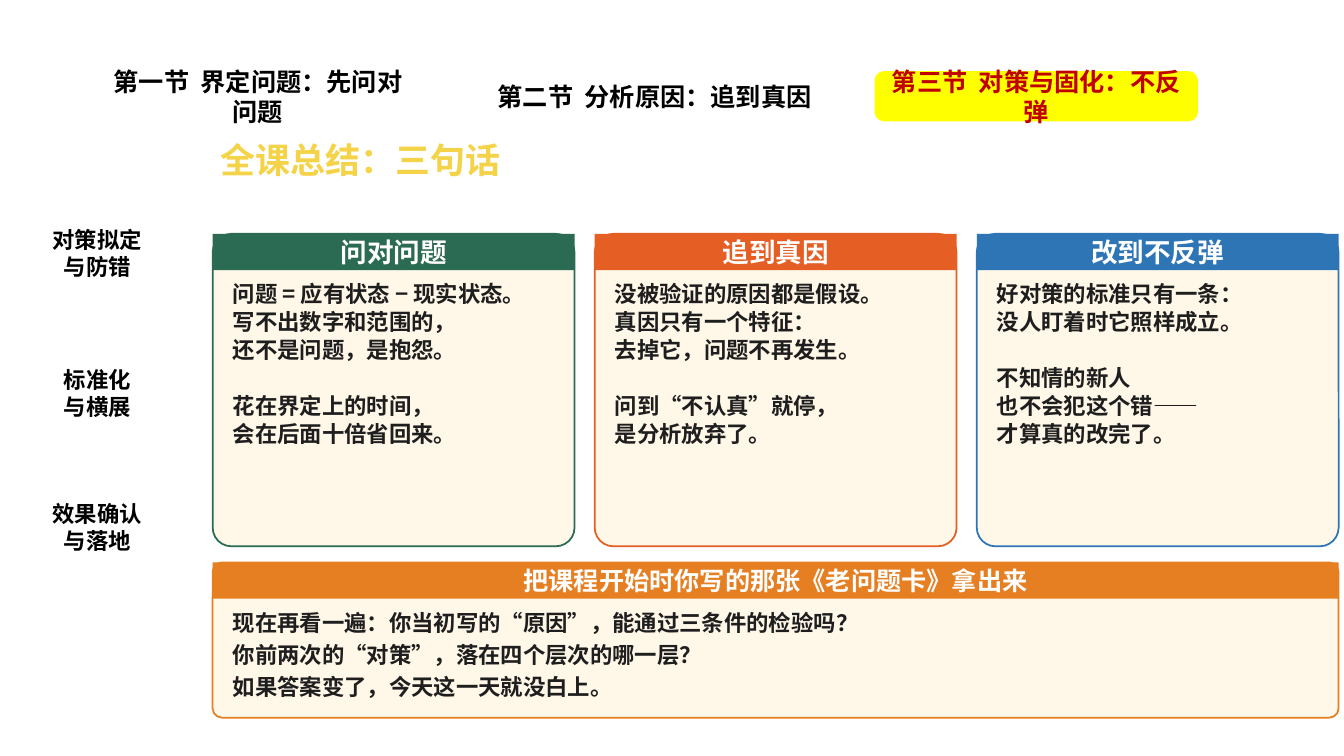
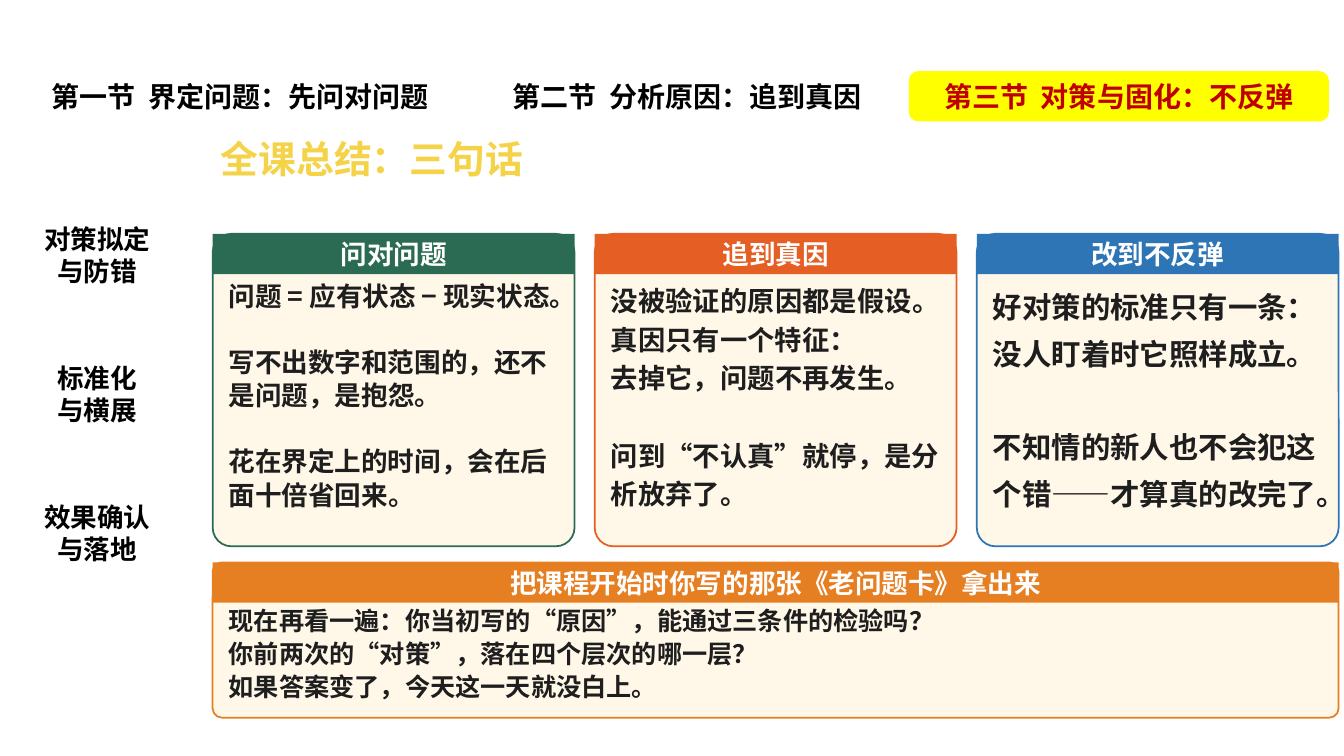
Before and after one commit to caixinyu2017-star/xixi, a slide deck: slide 47 of 管理技能课-问题分析与解决.pptx. Drawn at 1344x756 pixels with LibreOffice and Linux fonts; fonts in the diff are those of the drawing; background and template pictures are left out. Boxes give left, top, right and bottom in pixels: in the first picture for what was removed or moved away, otherwise in the second. Text is boxed around its words. In the diff, an @@ line names an element or a change of style, - is before the commit and + after.

```diff
--- a/管理技能课-问题分析与解决.pptx
+++ b/管理技能课-问题分析与解决.pptx
@@ text "问题分析与解决" moved from (x1=30, y1=0, x2=1311, y2=68) to (x1=10, y1=0, x2=1334, y2=68) @@
@@ text "问题分析与解决" at (x1=10, y1=0, x2=1334, y2=68): size 26 to 28 pt; alignment left to centre @@
@@ rounded rectangle "第一节 界定问题：先问对问题" resized from (x1=92, y1=73, x2=424, y2=120) to (x1=16, y1=73, x2=465, y2=120) @@
@@ rounded rectangle "第二节 分析原因：追到真因" resized from (x1=465, y1=73, x2=845, y2=120) to (x1=479, y1=73, x2=896, y2=120) @@
@@ size 18 to 20 pt in 3 elements at (x1=479, y1=73, x2=896, y2=120), (x1=16, y1=73, x2=465, y2=120), (x1=910, y1=73, x2=1328, y2=120) @@
@@ rounded rectangle "第三节 对策与固化：不反弹" resized from (x1=876, y1=73, x2=1197, y2=120) to (x1=910, y1=73, x2=1328, y2=120) @@
@@ text "全课总结：三句话" at (x1=221, y1=140, x2=523, y2=177): size 25 to 27 pt @@
@@ text "把今天的一天，压缩成能带走的三句话" rewrapped from (x1=213, y1=184, x2=1339, y2=218) to (x1=993, y1=433, x2=1316, y2=461) @@
@@ rounded rectangle "对策拟定" resized from (x1=4, y1=217, x2=191, y2=289) to (x1=4, y1=216, x2=191, y2=294) @@
@@ rectangle "问对问题" resized from (x1=213, y1=234, x2=575, y2=270) to (x1=213, y1=234, x2=575, y2=274) @@
@@ rectangle "追到真因" resized from (x1=595, y1=234, x2=957, y2=270) to (x1=595, y1=234, x2=957, y2=274) @@
@@ rectangle "改到不反弹" resized from (x1=977, y1=234, x2=1339, y2=270) to (x1=977, y1=234, x2=1339, y2=274) @@
@@ text at (x1=229, y1=278, x2=576, y2=508): text changed; size 16 to 19 pt @@
-问题 = 应有状态 − 现实状态。
-写不出数字和范围的，
-还不是问题，是抱怨。
-花在界定上的时间，
-会在后面十倍省回来。
+问题 = 应有状态 − 现实状态。
+写不出数字和范围的，还不是问题，是抱怨。
+花在界定上的时间，会在后面十倍省回来。
@@ text at (x1=611, y1=287, x2=940, y2=507): text changed; size 16 to 19.5 pt @@
-没被验证的原因都是假设。
-真因只有一个特征：
-去掉它，问题不再发生。
-问到“不认真”就停，
-是分析放弃了。
+没被验证的原因都是假设。
+真因只有一个特征：
+去掉它，问题不再发生。
+问到“不认真”就停，是分析放弃了。
@@ text at (x1=993, y1=293, x2=1344, y2=513): text changed; size 16 to 21 pt @@
-好对策的标准只有一条：
-没人盯着时它照样成立。
-不知情的新人
-也不会犯这个错——
-才算真的改完了。
+好对策的标准只有一条：
+没人盯着时它照样成立。
+不知情的新人也不会犯这个错——才算真的改完了。
@@ rounded rectangle "标准化" resized from (x1=4, y1=357, x2=191, y2=430) to (x1=4, y1=355, x2=191, y2=434) @@
@@ size 16 to 19 pt in 3 elements at (x1=4, y1=355, x2=191, y2=434), (x1=4, y1=216, x2=191, y2=294), (x1=4, y1=494, x2=191, y2=573) @@
@@ rounded rectangle "效果确认" resized from (x1=4, y1=491, x2=191, y2=564) to (x1=4, y1=494, x2=191, y2=573) @@
@@ rectangle "把课程开始时你写的那张《老问题卡》拿出来" resized from (x1=213, y1=563, x2=1339, y2=599) to (x1=213, y1=563, x2=1339, y2=603) @@
@@ rectangle "把课程开始时你写的那张《老问题卡》拿出来" at (x1=213, y1=563, x2=1339, y2=603): size 18 to 19 pt @@
@@ text "现在再看一遍：你当初写的“原因”，能通过三条件的检验吗？" at (x1=229, y1=608, x2=935, y2=700): size 16 to 18 pt; line spacing 1.04 to 0.96 @@
```
Also in this commit, not shown: 59 other slides changed, 28 other files.
